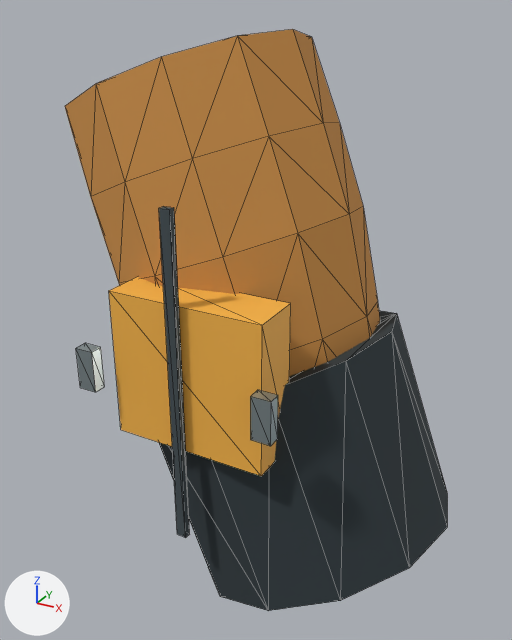
The glTF model Resource/Export/Modules/Outfit_Engineer_Male_Normal_Cuff_L.glb: old version first, new version second.
One viewpoint serves both versions: a 50 mm camera at (0.545, -0.305, 1.201) aimed at (0.386, -0.015, 1.056). Lighting does not change. The marker at lower left points along +X, +Y and +Z. The older version comes first. Mesh edges are drawn as thin lines. Vertices at exactly the same position are counted once.

The first picture shows 'Outfit_Engineer_Male_Normal_Cuff_L'.
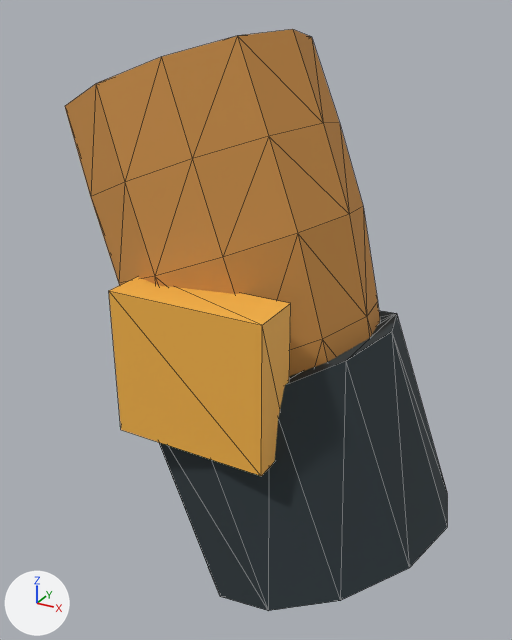
The edits, one by one:
me_outfit_engineer_male_normal_cuff_l_mesh_002 is used by ob_outfit_engineer_male_normal_cuff_l; location (0.0, 0.0, 0.0).
me_outfit_engineer_male_normal_cuff_l_mesh_002 had 134 vertices, 220 faces and spanned x 0.282..0.493, y -0.094..0.062, z 0.914..1.193.
me_outfit_engineer_male_normal_cuff_l_mesh_002 now has 110 vertices, 184 faces and spans x 0.282..0.493, y -0.085..0.062, z 0.914..1.193.
me_outfit_engineer_male_normal_cuff_l_mesh_002 part 1: the loose piece of 8 vertices spanning x 0.339..0.348, y -0.094..-0.088, z 1.043..1.063 is deleted.
me_outfit_engineer_male_normal_cuff_l_mesh_002 part 2: the loose piece of 8 vertices spanning x 0.427..0.436, y -0.094..-0.088, z 1.043..1.063 is deleted.
me_outfit_engineer_male_normal_cuff_l_mesh_002 part 3: the loose piece of 8 vertices spanning x 0.385..0.39, y -0.09..-0.087, z 0.975..1.131 is deleted.
me_outfit_engineer_male_normal_cuff_l_mesh_002 no longer uses material mat_fabric_seam (greyish blue #424d52).
me_outfit_engineer_male_normal_cuff_l_mesh_002 no longer uses material mat_fastener_titanium (grey #a8b6ba).

Boxes [x1, y1, x2, y2] around the edits, measured in the pictures (512 x 640 px):
part 1 of me_outfit_engineer_male_normal_cuff_l_mesh_002, deleted
    before: [76, 343, 104, 392]
part 2 of me_outfit_engineer_male_normal_cuff_l_mesh_002, deleted
    before: [251, 390, 278, 446]
part 3 of me_outfit_engineer_male_normal_cuff_l_mesh_002, deleted
    before: [159, 206, 189, 538]
